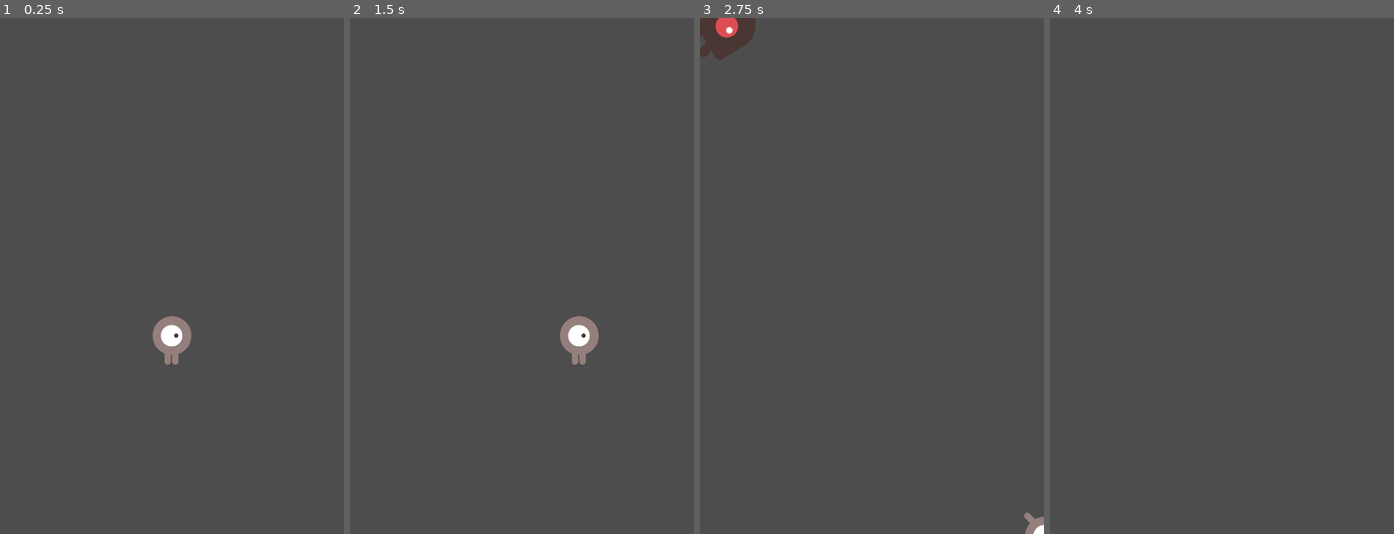
Above: before the commit, frames 1-4 (left to right).
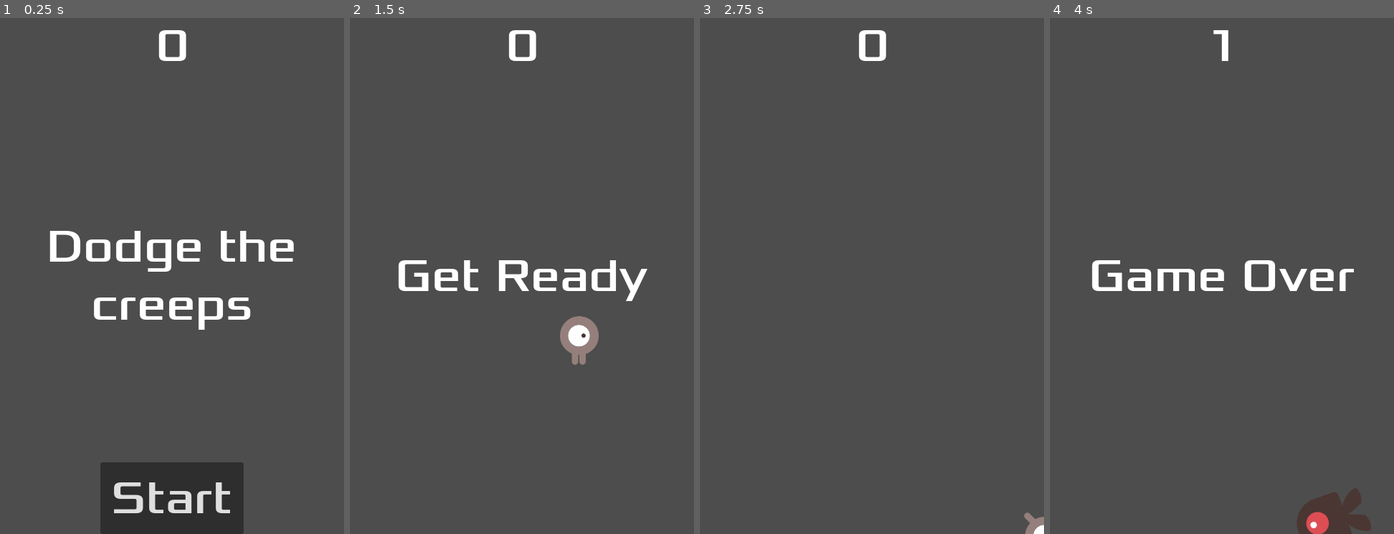
Above: after the commit, the same moments.

Repository: oskargawlik/dodge_the_creeps
Game: Godot game, scene res://main.tscn
The game is run twice, just before and just after one commit, with the same random seed, the same clock (stepped at 60 frames per second) and the same inputs.
Inputs (mouse positions are in pixels of both pictures, inside the frame that each line leads up to):
- Up to frame 1 (0.25 s): no input
- Up to frame 2 (1.5 s): click (522, 497) at 0.5 s, where only the run after the commit has a clickable "Start"; tap Enter at 1.25 s; hold Right (move_right) from 1.28 s (still down)
- Up to frame 3 (2.75 s): release Right (move_right) at 2.03 s; hold Down (move_down) from 2.03 s (still down)
- Up to frame 4 (4 s): release Down (move_down) at 2.78 s; hold Right (move_right) 2.78-3.53 s; hold Up (move_up) from 3.53 s (still down)

The runs differ from the first frame. In frame 1, 9.6% of the frame differs, in the area x 14-86%, y 2-100%; in frame 2, 2.1%; in frame 3, 1.3%; in frame 4, 3.1%.

Commit message:
add a hud with score label, message, start button. Connected to the HUD, and removed old creeps after the game starts

Diff:
--- /dev/null
+++ b/Hud.gd
@@ -0,0 +1,44 @@
+extends CanvasLayer
+
+# Notifies 'Main' node that the button has been pressed
+signal start_game
+
+
+func show_message(text):
+	$Message.text = text
+	$Message.show()
+	$MessageTimer.start()
+
+
+func show_game_over():
+	show_message("Game Over")
+	# Wait until the MessageTimer has counted down.
+	await $MessageTimer.timeout
+
+	$Message.text = "Dodge the Creeps!"
+	$Message.show()
+	# Make a one-shot timer and wait for it to finish
+	await  get_tree().create_timer(1.0).timeout
+	$StartButton.show()
+
+
+func update_score(score):
+	$ScoreLabel.text = str(score)
+
+# Called when the node enters the scene tree for the first time.
+func _ready():
+	pass # Replace with function body.
+
+
+# Called every frame. 'delta' is the elapsed time since the previous frame.
+func _process(delta):
+	pass
+
+
+func _on_start_button_pressed():
+	$StartButton.hide()
+	start_game.emit()
+
+
+func _on_message_timer_timeout():
+	$Message.hide()
--- a/Main.gd
+++ b/Main.gd
@@ -5,7 +5,7 @@
 
 # Called when the node enters the scene tree for the first time.
 func _ready():
-	new_game()
+	pass
 
 
 # Called every frame. 'delta' is the elapsed time since the previous frame.
@@ -16,12 +16,16 @@
 func game_over():
 	$ScoreTimer.stop()
 	$MobTimer.stop()
+	$Hud.show_game_over()
 
 
 func new_game():
 	score = 0
 	$Player.start($StartPosition.position)
 	$StartTimer.start()
+	$Hud.update_score(score)
+	$Hud.show_message("Get Ready")
+	get_tree().call_group("mobs", "queue_free")
 
 
 func _on_mob_timer_timeout():
@@ -52,6 +56,7 @@
 
 func _on_score_timer_timeout():
 	score += 1
+	$Hud.update_score(score)
 
 
 func _on_start_timer_timeout():
--- /dev/null
+++ b/hud.tscn
@@ -0,0 +1,65 @@
+[gd_scene load_steps=3 format=3 uid="uid://biwb41kd6ub52"]
+
+[ext_resource type="Script" path="res://Hud.gd" id="1_sbuku"]
+[ext_resource type="FontFile" uid="uid://d0ex4tlgbubn" path="res://fonts/Xolonium-Regular.ttf" id="2_skyig"]
+
+[node name="Hud" type="CanvasLayer"]
+script = ExtResource("1_sbuku")
+
+[node name="ScoreLabel" type="Label" parent="."]
+anchors_preset = 5
+anchor_left = 0.5
+anchor_right = 0.5
+offset_left = -22.5
+offset_right = 22.5
+offset_bottom = 78.0
+grow_horizontal = 2
+size_flags_horizontal = 4
+size_flags_vertical = 0
+theme_override_fonts/font = ExtResource("2_skyig")
+theme_override_font_sizes/font_size = 64
+text = "0
+"
+horizontal_alignment = 1
+vertical_alignment = 1
+
+[node name="Message" type="Label" parent="."]
+anchors_preset = 8
+anchor_left = 0.5
+anchor_top = 0.5
+anchor_right = 0.5
+anchor_bottom = 0.5
+offset_left = -240.0
+offset_top = -120.0
+offset_right = 240.0
+offset_bottom = 120.0
+grow_horizontal = 2
+grow_vertical = 2
+theme_override_fonts/font = ExtResource("2_skyig")
+theme_override_font_sizes/font_size = 64
+text = "Dodge the creeps"
+horizontal_alignment = 1
+vertical_alignment = 1
+autowrap_mode = 2
+
+[node name="StartButton" type="Button" parent="."]
+anchors_preset = 7
+anchor_left = 0.5
+anchor_top = 1.0
+anchor_right = 0.5
+anchor_bottom = 1.0
+offset_left = -100.0
+offset_top = -100.0
+offset_right = 100.0
+grow_horizontal = 2
+grow_vertical = 0
+size_flags_horizontal = 4
+size_flags_vertical = 4
+theme_override_fonts/font = ExtResource("2_skyig")
+theme_override_font_sizes/font_size = 64
+text = "Start"
+
+[node name="MessageTimer" type="Timer" parent="."]
+
+[connection signal="pressed" from="StartButton" to="." method="_on_start_button_pressed"]
+[connection signal="timeout" from="MessageTimer" to="." method="_on_message_timer_timeout"]
--- a/main.tscn
+++ b/main.tscn
@@ -1,8 +1,9 @@
-[gd_scene load_steps=5 format=3 uid="uid://bcqjb8vx1ywo3"]
+[gd_scene load_steps=6 format=3 uid="uid://bcqjb8vx1ywo3"]
 
 [ext_resource type="Script" path="res://Main.gd" id="1_jfn6f"]
 [ext_resource type="PackedScene" uid="uid://blpovrppbey1u" path="res://mob.tscn" id="2_hsgj5"]
 [ext_resource type="PackedScene" uid="uid://l52elofppxk" path="res://player.tscn" id="3_hpd3u"]
+[ext_resource type="PackedScene" uid="uid://biwb41kd6ub52" path="res://hud.tscn" id="4_78va5"]
 
 [sub_resource type="Curve2D" id="Curve2D_dx4nr"]
 _data = {
@@ -33,7 +34,10 @@
 
 [node name="MobSpawnLocation" type="PathFollow2D" parent="MobPath"]
 
+[node name="Hud" parent="." instance=ExtResource("4_78va5")]
+
 [connection signal="hit" from="Player" to="." method="game_over"]
 [connection signal="timeout" from="MobTimer" to="." method="_on_mob_timer_timeout"]
 [connection signal="timeout" from="ScoreTimer" to="." method="_on_score_timer_timeout"]
 [connection signal="timeout" from="StartTimer" to="." method="_on_start_timer_timeout"]
+[connection signal="start_game" from="Hud" to="." method="new_game"]
--- a/mob.tscn
+++ b/mob.tscn
@@ -48,7 +48,7 @@
 radius = 35.0
 height = 96.0
 
-[node name="Mob" type="RigidBody2D"]
+[node name="Mob" type="RigidBody2D" groups=["mobs"]]
 position = Vector2(215, 58)
 collision_mask = 0
 gravity_scale = 0.0
